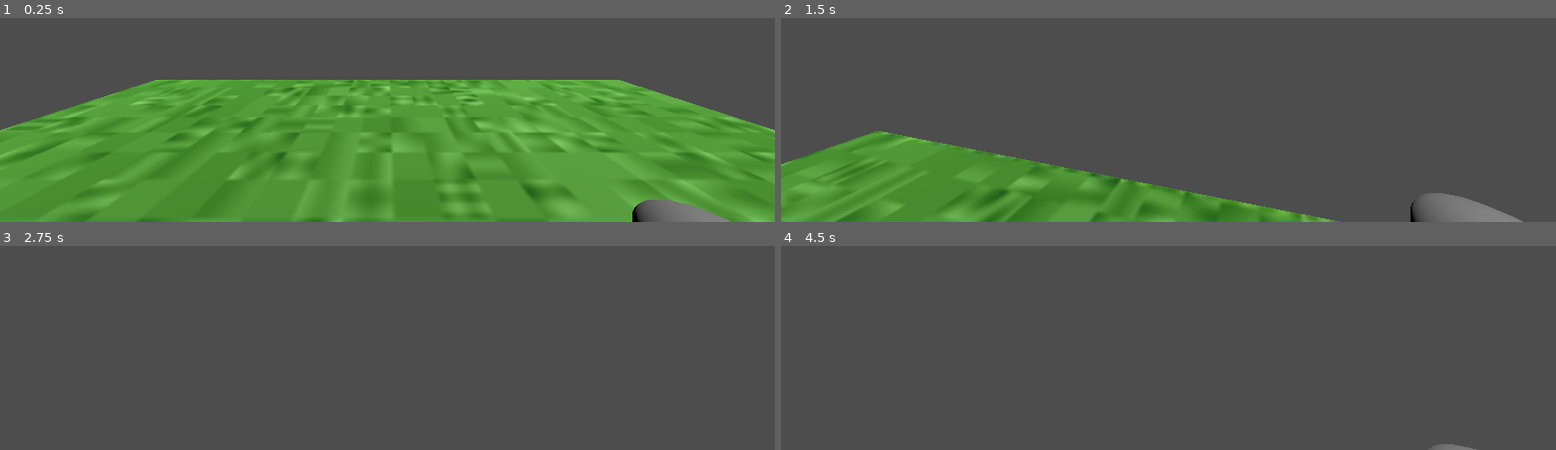
Above: before the commit, frames 1-4 (two rows, left to right).
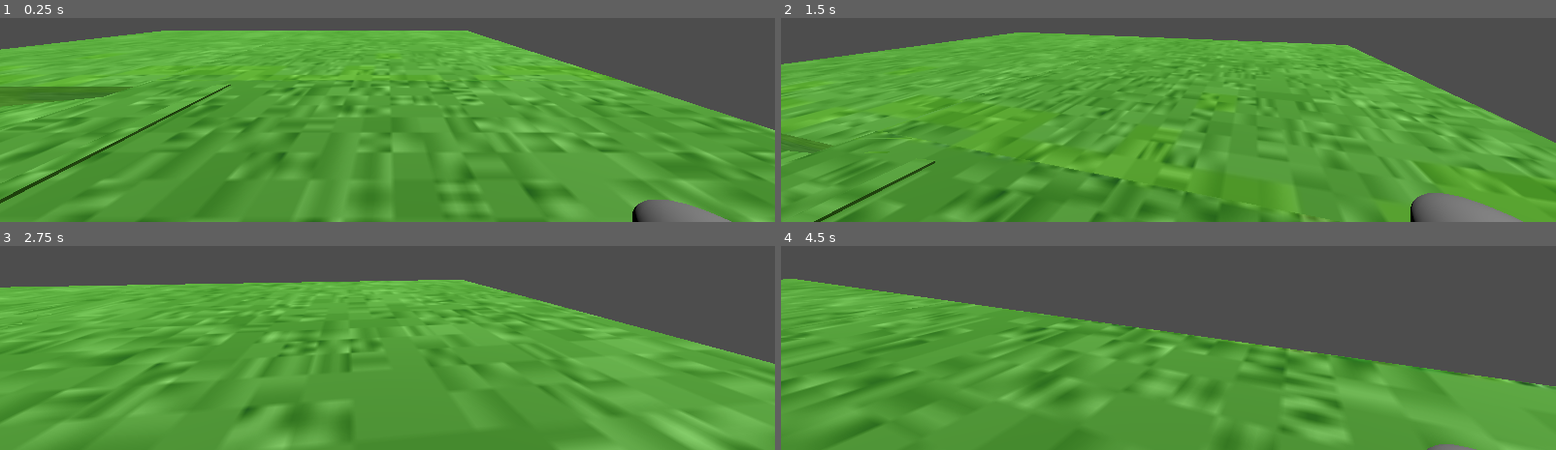
Above: after the commit, the same moments.

Repository: arrowira/DarkFantasyRPG
Game: Godot game, scene res://Scenes/Main.tscn
The game is run twice, just before and just after one commit, with the same random seed, the same clock (stepped at 60 frames per second) and the same inputs.
Inputs (mouse positions are in pixels of both pictures, inside the frame that each line leads up to):
- Up to frame 1 (0.25 s): no input
- Up to frame 2 (1.5 s): move the mouse to (outside the picture) at 0.52 s; hold W (Forward) from 0.53 s (still down); tap Space (Jump) at 0.77 s; move the mouse to (outside the picture) at 1.27 s
- Up to frame 3 (2.75 s): keep holding W (Forward); tap Space (Jump) at 1.52 s; move the mouse to (outside the picture) at 2.02 s
- Up to frame 4 (4.5 s): keep holding W (Forward); move the mouse to (outside the picture) at 2.77 s; tap Space (Jump) at 3.02, 3.77 s; move the mouse to (outside the picture) at 3.52 s; move the mouse to (outside the picture) at 4.27 s

The runs differ from the first frame. In frame 1, 19% of the frame differs, in the area x 0-80%, y 6-91%; in frame 2, 62%; in frame 3, 74%, in the area x 0-100%, y 16-100%; in frame 4, 58%.

Commit message:
Expanded Main Scene

Diff:
--- a/dark-fantasy-rpg/Scenes/Main.tscn
+++ b/dark-fantasy-rpg/Scenes/Main.tscn
@@ -17,14 +17,83 @@
 [node name="Camera3D" type="Camera3D" parent="Player"]
 transform = Transform3D(1, 0, 0, 0, 1, 0, 0, 0, 1, 0, 0.66848636, -0.34614336)
 
-[node name="Ground" type="MeshInstance3D" parent="."]
+[node name="GroundContainer" type="Node" parent="."]
+
+[node name="Ground" type="MeshInstance3D" parent="GroundContainer"]
 transform = Transform3D(14.494624, 0, 0, 0, 1, 0, 0, 0, 18.329693, 0, -2.3781414, 0)
 material_override = SubResource("StandardMaterial3D_kln2b")
 mesh = SubResource("BoxMesh_r150o")
+skeleton = NodePath("../..")
 
-[node name="StaticBody3D" type="StaticBody3D" parent="Ground"]
+[node name="StaticBody3D" type="StaticBody3D" parent="GroundContainer/Ground"]
 
-[node name="CollisionShape3D" type="CollisionShape3D" parent="Ground/StaticBody3D"]
+[node name="CollisionShape3D" type="CollisionShape3D" parent="GroundContainer/Ground/StaticBody3D"]
+shape = SubResource("BoxShape3D_r150o")
+
+[node name="Ground5" type="MeshInstance3D" parent="GroundContainer"]
+transform = Transform3D(14.494624, 0, 0, 0, 1, 0, 0, 0, 18.329693, 0, -0.39284658, 30.93919)
+material_override = SubResource("StandardMaterial3D_kln2b")
+mesh = SubResource("BoxMesh_r150o")
+skeleton = NodePath("../..")
+
+[node name="StaticBody3D" type="StaticBody3D" parent="GroundContainer/Ground5"]
+
+[node name="CollisionShape3D" type="CollisionShape3D" parent="GroundContainer/Ground5/StaticBody3D"]
+shape = SubResource("BoxShape3D_r150o")
+
+[node name="Ground4" type="MeshInstance3D" parent="GroundContainer"]
+transform = Transform3D(14.494624, 0, 0, 0, 1, 0, 0, 0, 18.329693, 0, -2.3781414, -17.613876)
+material_override = SubResource("StandardMaterial3D_kln2b")
+mesh = SubResource("BoxMesh_r150o")
+skeleton = NodePath("../..")
+
+[node name="StaticBody3D" type="StaticBody3D" parent="GroundContainer/Ground4"]
+
+[node name="CollisionShape3D" type="CollisionShape3D" parent="GroundContainer/Ground4/StaticBody3D"]
+shape = SubResource("BoxShape3D_r150o")
+
+[node name="Ground7" type="MeshInstance3D" parent="GroundContainer"]
+transform = Transform3D(14.494624, 0, 0, 0, 1, 0, 0, 0, 18.329693, -13.101822, -2.3781414, -17.613876)
+material_override = SubResource("StandardMaterial3D_kln2b")
+mesh = SubResource("BoxMesh_r150o")
+skeleton = NodePath("../..")
+
+[node name="StaticBody3D" type="StaticBody3D" parent="GroundContainer/Ground7"]
+
+[node name="CollisionShape3D" type="CollisionShape3D" parent="GroundContainer/Ground7/StaticBody3D"]
+shape = SubResource("BoxShape3D_r150o")
+
+[node name="Ground3" type="MeshInstance3D" parent="GroundContainer"]
+transform = Transform3D(14.43089, -0.09367391, 0, 1.357768, 0.9956029, 0, 0, 0, 18.329693, -11.739877, -3.0075796, 0.56734467)
+material_override = SubResource("StandardMaterial3D_kln2b")
+mesh = SubResource("BoxMesh_r150o")
+skeleton = NodePath("../..")
+
+[node name="StaticBody3D" type="StaticBody3D" parent="GroundContainer/Ground3"]
+
+[node name="CollisionShape3D" type="CollisionShape3D" parent="GroundContainer/Ground3/StaticBody3D"]
+shape = SubResource("BoxShape3D_r150o")
+
+[node name="Ground2" type="MeshInstance3D" parent="GroundContainer"]
+transform = Transform3D(14.494624, 0, 0, 0, 0.9868416, 2.963727, 0, -0.16168994, 18.088503, 0, -1.767266, 13.791828)
+material_override = SubResource("StandardMaterial3D_kln2b")
+mesh = SubResource("BoxMesh_r150o")
+skeleton = NodePath("../..")
+
+[node name="StaticBody3D" type="StaticBody3D" parent="GroundContainer/Ground2"]
+
+[node name="CollisionShape3D" type="CollisionShape3D" parent="GroundContainer/Ground2/StaticBody3D"]
+shape = SubResource("BoxShape3D_r150o")
+
+[node name="Ground6" type="MeshInstance3D" parent="GroundContainer"]
+transform = Transform3D(14.494624, 0, 0, 0, 0.9868416, 2.963727, 0, -0.16168994, 18.088503, -14.374151, -1.767266, 13.791828)
+material_override = SubResource("StandardMaterial3D_kln2b")
+mesh = SubResource("BoxMesh_r150o")
+skeleton = NodePath("../..")
+
+[node name="StaticBody3D" type="StaticBody3D" parent="GroundContainer/Ground6"]
+
+[node name="CollisionShape3D" type="CollisionShape3D" parent="GroundContainer/Ground6/StaticBody3D"]
 shape = SubResource("BoxShape3D_r150o")
 
 [node name="DirectionalLight3D" type="DirectionalLight3D" parent="."]
